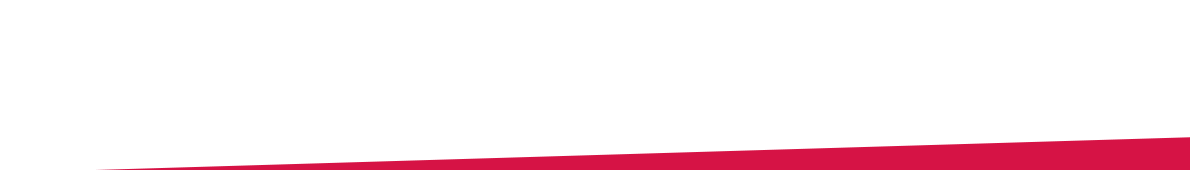
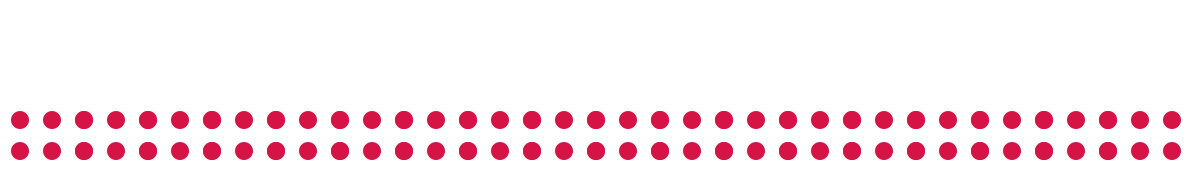
Revision of a layered 1190x170 image; what changed, layer by layer:
added group "Group 1" with 54 layers above "Ellipse 1 copy 19" over [left=11, top=111, right=1181, bottom=129]
added layer "Ellipse 1 copy 20" (1st of 54, in "Group 1") in group "Group 1" over [left=1163, top=111, right=1181, bottom=129]
added layer "Ellipse 1 copy 20" (2nd of 54, in "Group 1") in group "Group 1" over [left=1131, top=111, right=1149, bottom=129]
added layer "Ellipse 1 copy 20" (3rd of 54, in "Group 1") in group "Group 1" over [left=1099, top=111, right=1117, bottom=129]
added layer "Ellipse 1 copy 20" (4th of 54, in "Group 1") in group "Group 1" over [left=1099, top=111, right=1117, bottom=129]
added layer "Ellipse 1 copy 20" (5th of 54, in "Group 1") in group "Group 1" over [left=1067, top=111, right=1085, bottom=129]
added layer "Ellipse 1 copy 20" (6th of 54, in "Group 1") in group "Group 1" over [left=1035, top=111, right=1053, bottom=129]
added layer "Ellipse 1 copy 20" (7th of 54, in "Group 1") in group "Group 1" over [left=1035, top=111, right=1053, bottom=129]
added layer "Ellipse 1 copy 20" (8th of 54, in "Group 1") in group "Group 1" over [left=1003, top=111, right=1021, bottom=129]
added layer "Ellipse 1 copy 20" (9th of 54, in "Group 1") in group "Group 1" over [left=971, top=111, right=989, bottom=129]
added layer "Ellipse 1 copy 20" (10th of 54, in "Group 1") in group "Group 1" over [left=971, top=111, right=989, bottom=129]
added layer "Ellipse 1 copy 20" (11th of 54, in "Group 1") in group "Group 1" over [left=939, top=111, right=957, bottom=129]
added layer "Ellipse 1 copy 20" (12th of 54, in "Group 1") in group "Group 1" over [left=907, top=111, right=925, bottom=129]
added layer "Ellipse 1 copy 20" (13th of 54, in "Group 1") in group "Group 1" over [left=907, top=111, right=925, bottom=129]
hid "Rectangle 1" over [left=96, top=137, right=1190, bottom=170]
…and 95 more changes (95 added)
